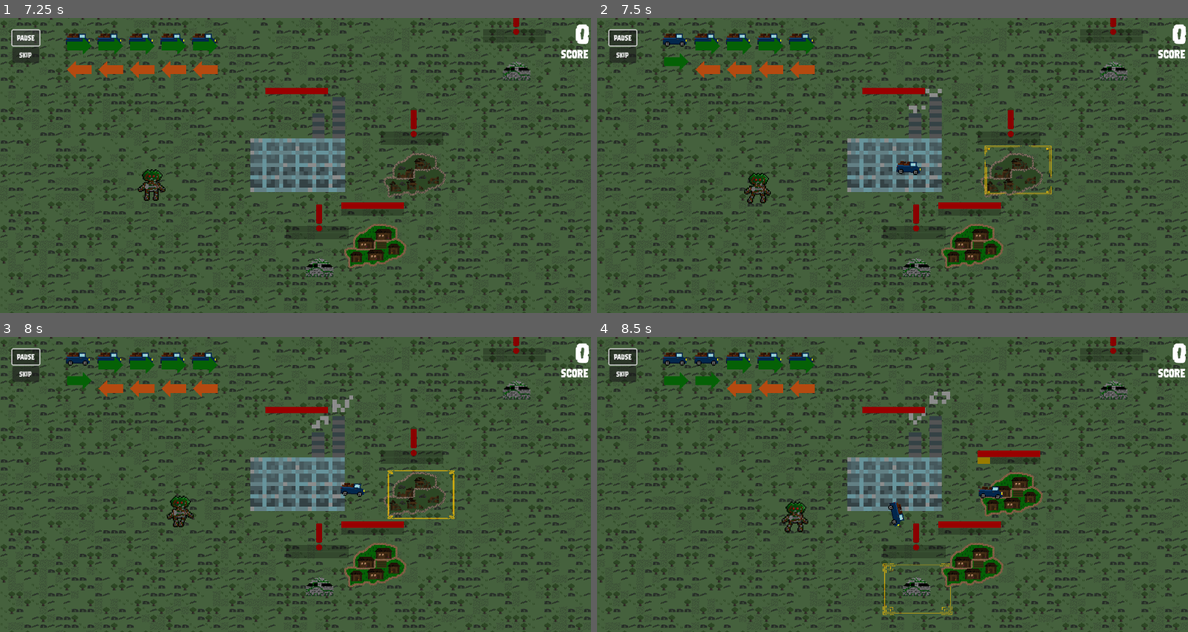
Above: before the commit, frames 1-4 (two rows, left to right).
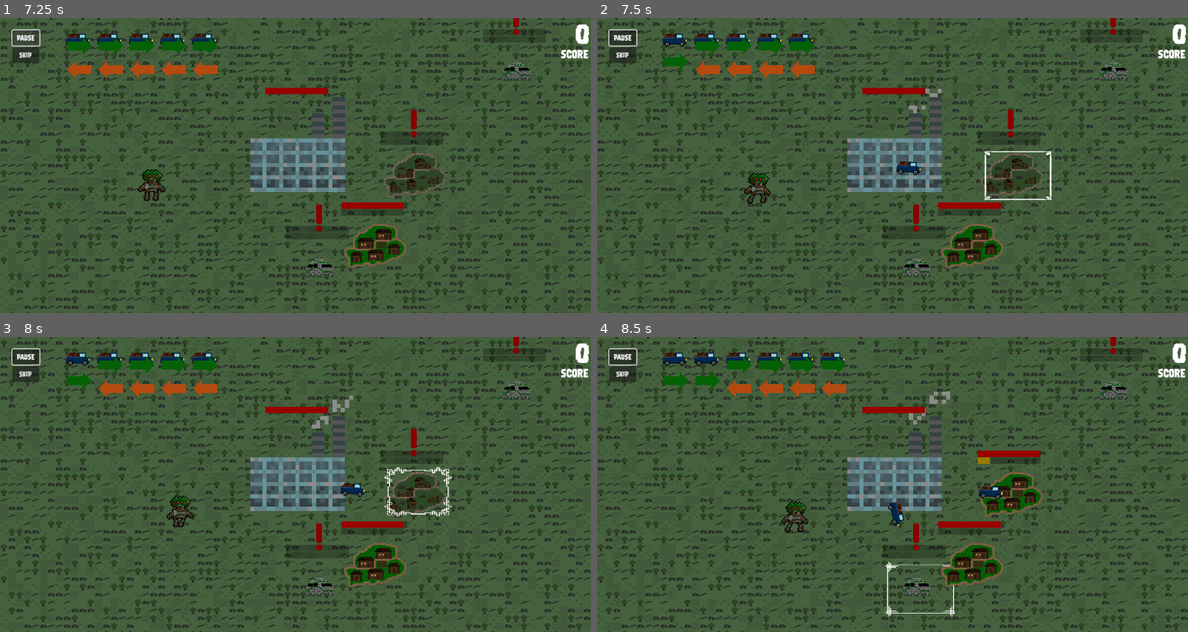
Above: after the commit, the same moments.

Repository: lewis785/ludum-dare-53
Game: Godot game, scene res://scenes/main.tscn
The game is run twice, just before and just after one commit, with the same random seed, the same clock (stepped at 60 frames per second) and the same inputs.
Inputs (mouse positions are in pixels of both pictures, inside the frame that each line leads up to):
- Up to frame 1 (7.25 s): click "start" at 0.5 s; click "skip" at 1.25 s; click "slow" at 2 s; click "skip" at 2.75 s; click "slow" at 3.5 s; click "skip" at 4.25 s; click "slow" at 5 s; click "pause" at 5.75 s; click "paused" at 6.5 s
- Up to frame 2 (7.5 s): move the mouse to (1010, 174) at 7.27 s; press the mouse at (1010, 174) at 7.28 s
- Up to frame 3 (8 s): no input
- Up to frame 4 (8.5 s): move the mouse to (916, 587) at 8.02 s; release the mouse at (916, 587) at 8.03 s; click (916, 587) at 8.1 s

Frame 1 is identical in both runs. In frame 2, 0.4% of the frame differs, in the area x 65-77%, y 43-62%; in frame 3, 0.5%; in frame 4, 0.7%, in the area x 37-61%, y 5-95%.

Commit message:
FIX claiming towns not adding cars

Diff:
--- a/scenes/combat/entity.gd
+++ b/scenes/combat/entity.gd
@@ -8,6 +8,7 @@
 @export var priority_weight : int = 1
 
 signal health_update
+signal owned_updated(is_owned: bool)
 
 # Called when the node enters the scene tree for the first time.
 func _ready() -> void:
@@ -28,12 +29,16 @@
 	pass
 
 func set_active(value: bool) -> void:
+	if value == active:
+		return
+
 	if value:
 		active = true
 	else:
 		active = false
 		health = 0
 	notify_health(health)
+	owned_updated.emit(value)
 
 func take_damage(attack : int) -> void:
 	set_health(max(0, health - attack))
@@ -64,7 +69,7 @@
 
 func set_health(value : int) -> void:
 	health = max(0, min(value, max_health))
-	active = health > 0
+	set_active(health > 0)
 	notify_health(health)
 
 func init_health(value : int) -> void:
--- a/scenes/structure/structure.gd
+++ b/scenes/structure/structure.gd
@@ -217,16 +217,6 @@
 		tmp_colour.a += add
 		$Score.set_modulate(tmp_colour)
 
-func update_ownership(value : bool) -> void:
-	if $entity.active != value:
-		$entity.set_active(value)
-		if signal_bus:
-			emit_update_ownership()
-
-func emit_update_ownership():
-	signal_bus.emit_signal('update_ownership', is_tower, $entity.active)
-
-
 func popup_score(score_value):
 	$Score.text = "+"+str(score_value)
 	$Score.show()
@@ -260,7 +250,6 @@
 	# enemy_store.add_enemy_to_remove(body)
 	pass
 
-
 func _on_structure_area_2d_input_event(viewport: Node, event: InputEvent, shape_idx):
 	if event.is_action_pressed("active"):
 		signal_bus.emit_signal("send_supply_to_structure", self)
@@ -282,3 +271,21 @@
 		popup_score(20)
 		consume_supplies(supplies_consumption)
 		signal_bus.emit_signal("score_update", 20)
+
+
+func update_ownership(value : bool) -> void:
+	if $entity.active != value:
+		print("Updating ownership", value, $entity.active)
+		$entity.set_active(value)
+		print("updating status:", signal_bus)
+		if signal_bus:
+			emit_update_ownership()
+
+func emit_update_ownership():
+	print("Updating ownership: ", is_tower, $entit)
+
+func _on_entity_owned_updated(is_owned):
+	if signal_bus:
+		signal_bus.emit_signal('update_ownership', is_tower, $entity.active)
+
+	pass # Replace with function body.
--- a/scenes/structure/structure.tscn
+++ b/scenes/structure/structure.tscn
@@ -156,12 +156,9 @@
 frame_progress = 0.245583
 
 [node name="Borders" type="AnimatedSprite2D" parent="StructureArea2D"]
-modulate = Color(1, 0.768627, 0, 0.737255)
 position = Vector2(11, 6.5)
 scale = Vector2(1.5, 1.10526)
 sprite_frames = SubResource("SpriteFrames_ukjnt")
-frame = 6
-frame_progress = 0.719347
 
 [node name="RangeArea2D" type="Area2D" parent="."]
 
@@ -222,6 +219,7 @@
 text = "+5"
 
 [connection signal="health_update" from="entity" to="health" method="_on_entity_health_update"]
+[connection signal="owned_updated" from="entity" to="." method="_on_entity_owned_updated"]
 [connection signal="body_entered" from="StructureArea2D" to="." method="_on_structure_area_2d_body_entered"]
 [connection signal="body_exited" from="StructureArea2D" to="." method="_on_structure_area_2d_body_exited"]
 [connection signal="input_event" from="StructureArea2D" to="." method="_on_structure_area_2d_input_event"]
